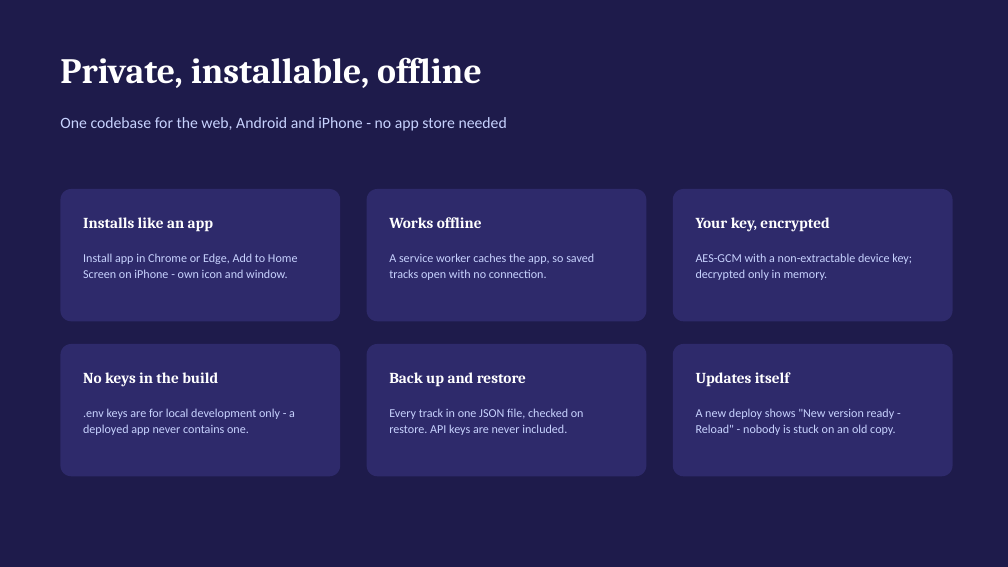
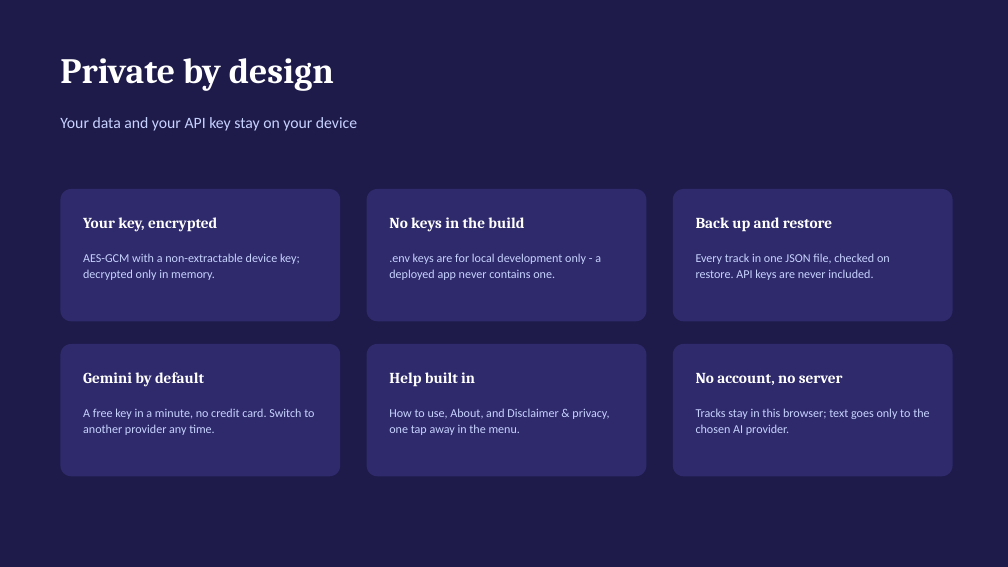
Before and after one commit to sohelPathanHarbinger/skill_path, a slide deck: slide 13 of docs/SkillPath-Presentation.pptx. Drawn at 1008x567 pixels with LibreOffice and Linux fonts; fonts in the diff are those of the drawing. Boxes give left, top, right and bottom in pixels: in the first picture for what was removed or moved away, otherwise in the second. Text is boxed around its words. In the diff, an @@ line names an element or a change of style, - is before the commit and + after.

Commit message:
Refactor user guide and improve app installation instructions; update UI components for better layout and usability; enhance AI integration and data handling; add new features for progress tracking and resource management.

```diff
--- a/docs/SkillPath-Presentation.pptx
+++ b/docs/SkillPath-Presentation.pptx
@@ text at (60,58,334,91): text changed @@
-Private, installable, offline
+Private by design
@@ text at (60,117,357,131): text changed @@
-One codebase for the web, Android and iPhone - no app store needed
+Your data and your API key stay on your device
@@ text at (83,217,217,232): text changed @@
-Installs like an app
+Your key, encrypted
@@ text at (389,217,524,232): text changed @@
-Works offline
+No keys in the build
@@ text at (696,217,832,232): text changed @@
-Your key, encrypted
+Back up and restore
@@ text at (83,253,300,280): text changed @@
-Install app in Chrome or Edge, Add to Home Screen on iPhone - own icon and window.
+AES-GCM with a non-extractable device key; decrypted only in memory.
@@ text at (389,253,601,280): text changed @@
-A service worker caches the app, so saved tracks open with no connection.
+.env keys are for local development only - a deployed app never contains one.
@@ text at (696,253,890,280): text changed @@
-AES-GCM with a non-extractable device key; decrypted only in memory.
+Every track in one JSON file, checked on restore. API keys are never included.
@@ text at (83,372,204,387): text changed @@
-No keys in the build
+Gemini by default
@@ text at (389,372,475,387): text changed @@
-Back up and restore
+Help built in
@@ text at (696,373,843,385): text changed @@
-Updates itself
+No account, no server
@@ text at (83,408,314,435): text changed @@
-.env keys are for local development only - a deployed app never contains one.
+A free key in a minute, no credit card. Switch to another provider any time.
@@ text at (389,408,609,435): text changed @@
-Every track in one JSON file, checked on restore. API keys are never included.
+How to use, About, and Disclaimer & privacy, one tap away in the menu.
@@ text at (696,408,929,435): text changed @@
-A new deploy shows "New version ready - Reload" - nobody is stuck on an old copy.
+Tracks stay in this browser; text goes only to the chosen AI provider.
```
Also in this commit, not shown: 4 other slides changed, 15 other files.
